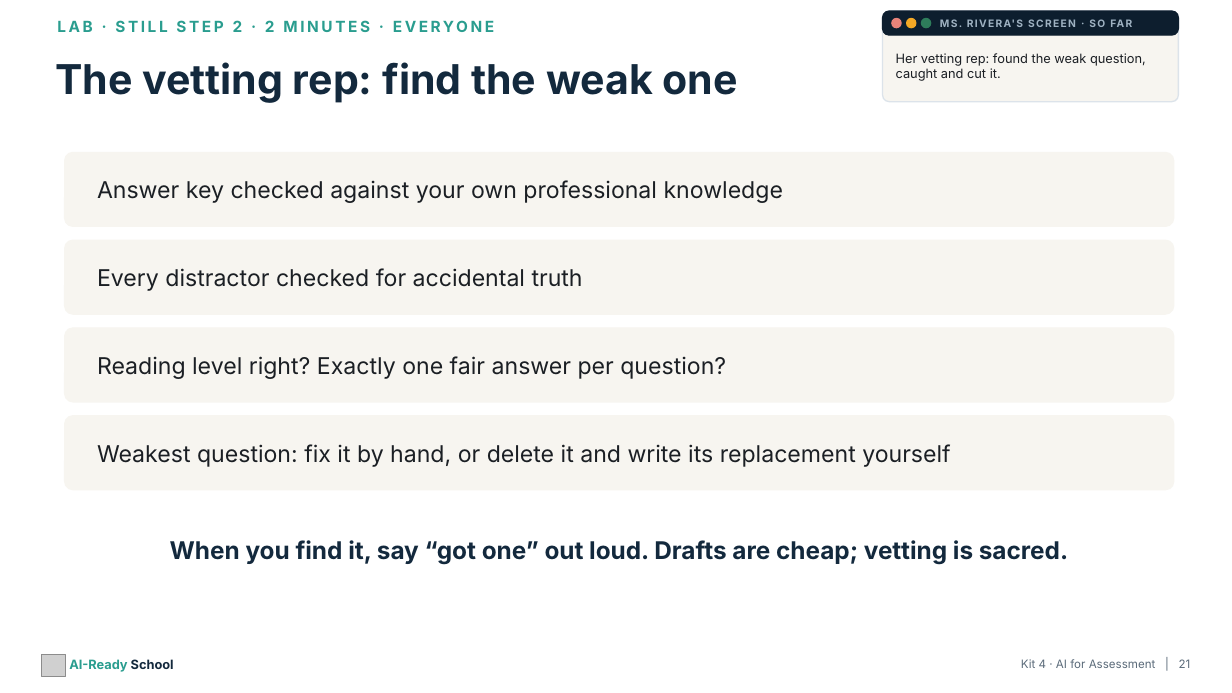
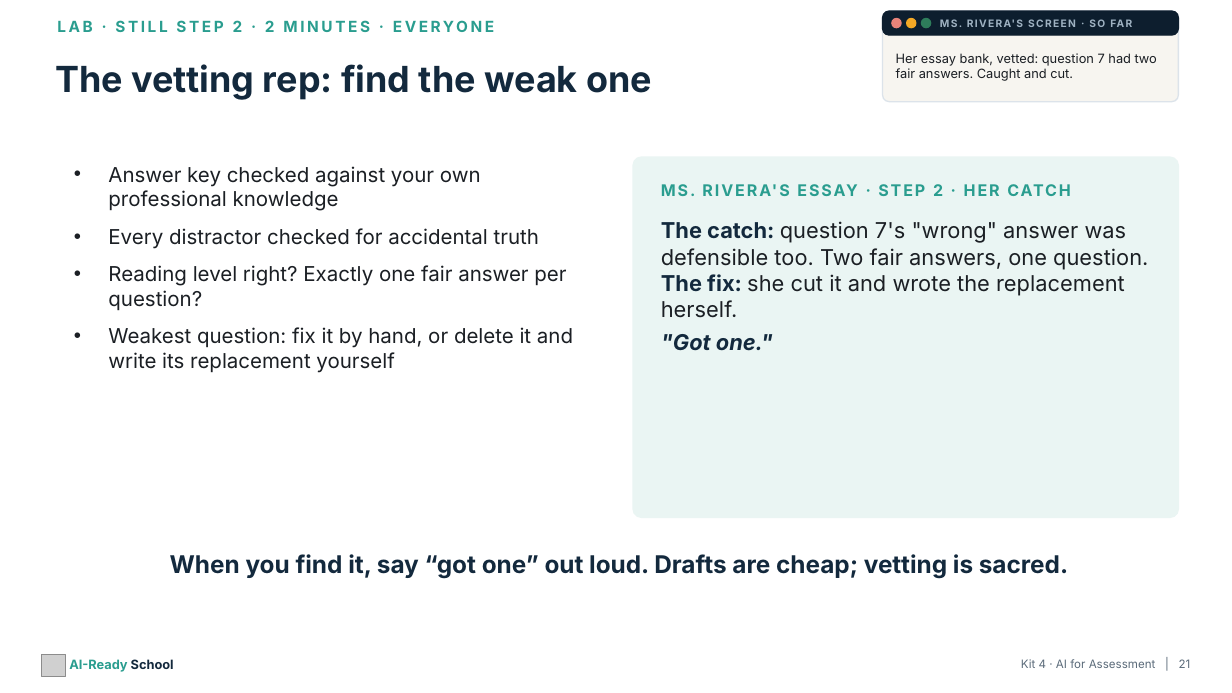
Before and after one commit to aspinozzi1/Ai-School-Ready, a slide deck: slide 21 of kits/kit04/Kit04_PresentationDeck.pptx. Drawn at 1232x693 pixels with LibreOffice and Linux fonts; fonts in the diff are those of the drawing; grey boxes stand for pictures. Boxes give left, top, right and bottom in pixels: in the first picture for what was removed or moved away, otherwise in the second. Text is boxed around its words. In the diff, an @@ line names an element or a change of style, - is before the commit and + after.

```diff
--- a/kits/kit04/Kit04_PresentationDeck.pptx
+++ b/kits/kit04/Kit04_PresentationDeck.pptx
@@ text "The vetting rep: find the ..." at box(55, 64, 652, 100): size 32 to 28 pt @@
@@ text at box(896, 53, 1157, 81): text changed @@
-Her vetting rep: found the weak question, caught and cut it.
+Her essay bank, vetted: question 7 had two fair answers. Caught and cut.
@@ text "Answer key checked against your ...": place and size @@
-text "Answer key checked against your ..." at box(97, 444, 950, 467)
+text "Answer key checked against your ..." at box(108, 166, 573, 373)
@@ text "Answer key checked against your ..." at box(108, 166, 573, 373): vertical alignment middle to top @@
@@ rounded rectangle removed at box(65, 152, 1174, 226) @@
@@ text at box(108, 166, 566, 311): paragraphs added @@
+• Answer key checked against your own professional knowledge
+• Every distractor checked for accidental truth
+• Reading level right? Exactly one fair answer per question?
@@ rounded rectangle added at box(633, 157, 1178, 518), fill #EAF5F3, outline #EAF5F3 1 pt @@
@@ text removed at box(97, 180, 783, 203) @@
-Answer key checked against your own professional knowledge
@@ text added at box(678, 184, 943, 196), 12.5 pt, text #2A9D8F, bold @@
+MS. RIVERA'S ESSAY · STEP 2 · HER CATCH
@@ text added at box(661, 221, 1148, 351), 17 pt, text #1B1F24 @@
+The catch: question 7's "wrong" answer was defensible too. Two fair answers, one question.
+The fix: she cut it and wrote the replacement herself.
+"Got one."
@@ rounded rectangle removed at box(65, 240, 1174, 314) @@
@@ text removed at box(97, 268, 583, 291) @@
-Every distractor checked for accidental truth
@@ rounded rectangle removed at box(65, 328, 1174, 402) @@
@@ text at box(108, 327, 573, 373): size 18 to 16 pt in "Weakest question: fix it by hand, or ..."; bullet none to •; more space between paragraphs @@
@@ text removed at box(97, 356, 726, 379) @@
-Reading level right? Exactly one fair answer per question?
@@ rounded rectangle removed at box(65, 416, 1174, 490) @@
@@ text "When you find it, say ...": place and size @@
-text "When you find it, say ..." at box(170, 540, 1068, 565)
+text "When you find it, say ..." at box(170, 554, 1068, 579)
```
Also in this commit, not shown: 6 other slides changed, 11 other files.
